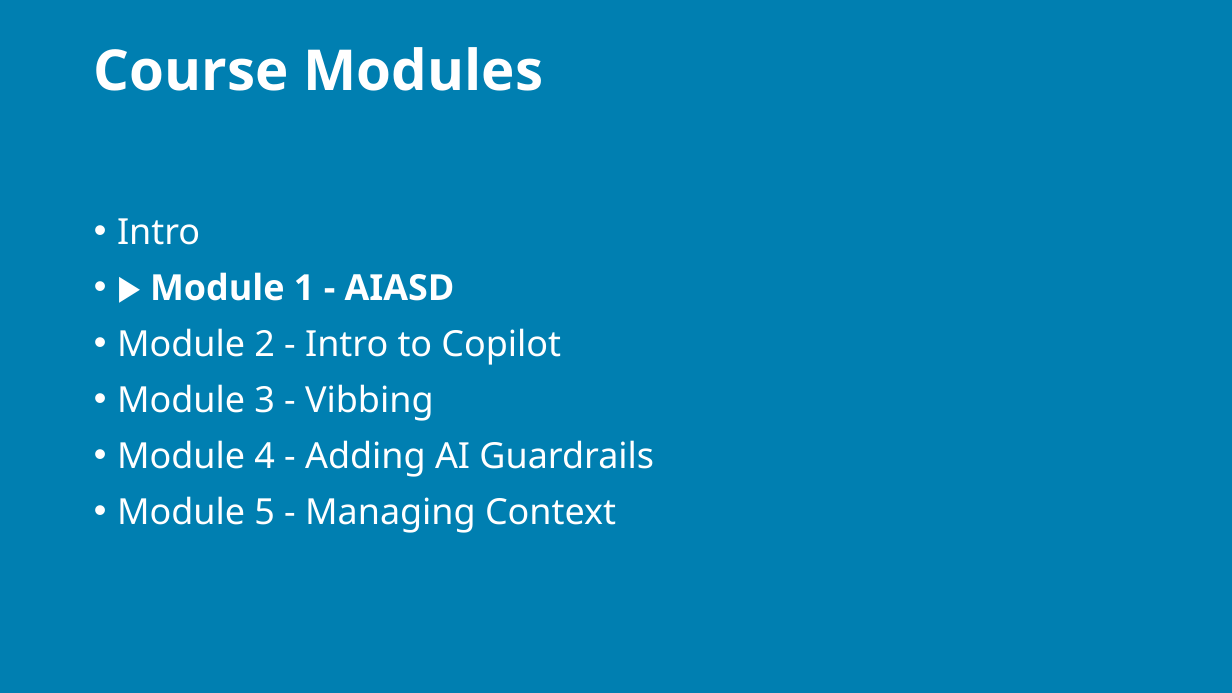
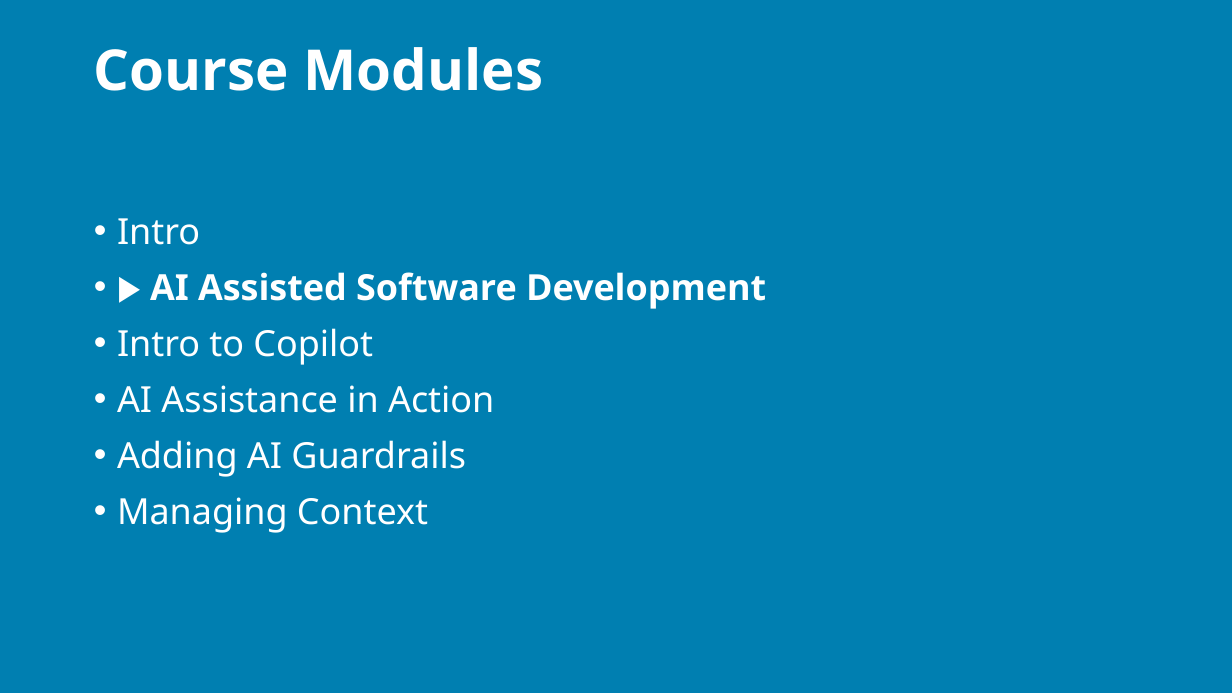
Before and after one commit to j0hnnymiller/AI-Assisted-Software-Development, a slide deck: slide 6 of Slides/output/aiasd-311-monday-draft.pptx. Drawn at 1232x693 pixels with LibreOffice and Linux fonts; fonts in the diff are those of the drawing; background and template pictures are left out. Boxes give left, top, right and bottom in pixels: in the first picture for what was removed or moved away, otherwise in the second. Text is boxed around its words. In the diff, an @@ line names an element or a change of style, - is before the commit and + after.

```diff
--- a/Slides/output/aiasd-311-monday-draft.pptx
+++ b/Slides/output/aiasd-311-monday-draft.pptx
@@ text at bbox=[117, 272, 766, 533]: text changed @@
-• ▶ Module 1 - AIASD
-• Module 2 - Intro to Copilot
-• Module 3 - Vibbing
-• Module 4 - Adding AI Guardrails
-• Module 5 - Managing Context
+• ▶ AI Assisted Software Development
+• Intro to Copilot
+• AI Assistance in Action
+• Adding AI Guardrails
+• Managing Context
```
Also in this commit, not shown: 59 other slides changed, 2 slides added, 2 slides removed, 9 other files.
